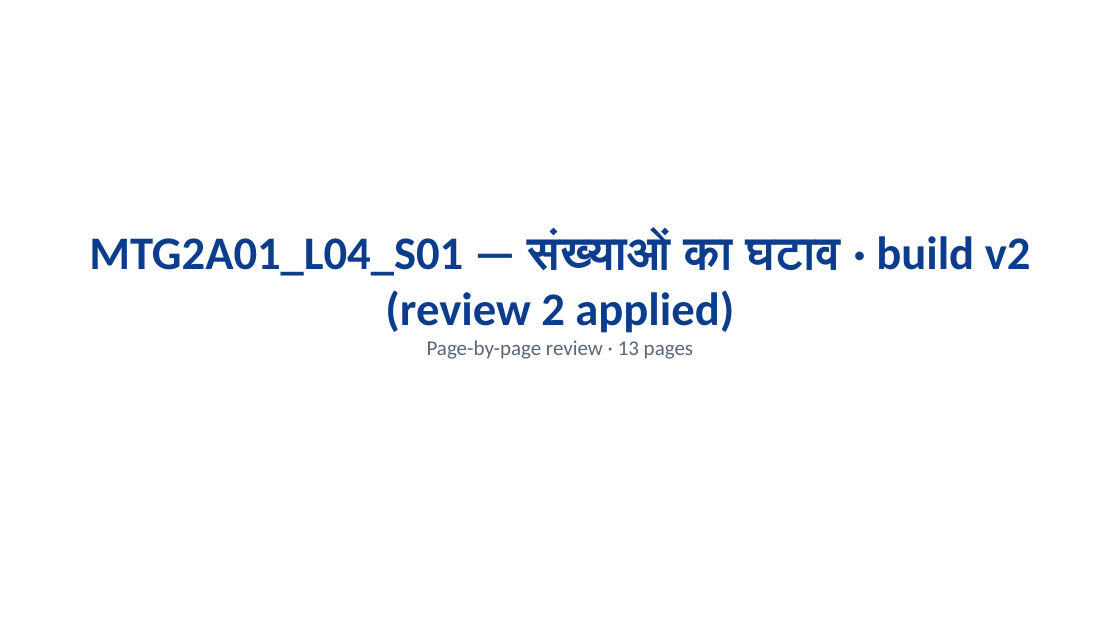
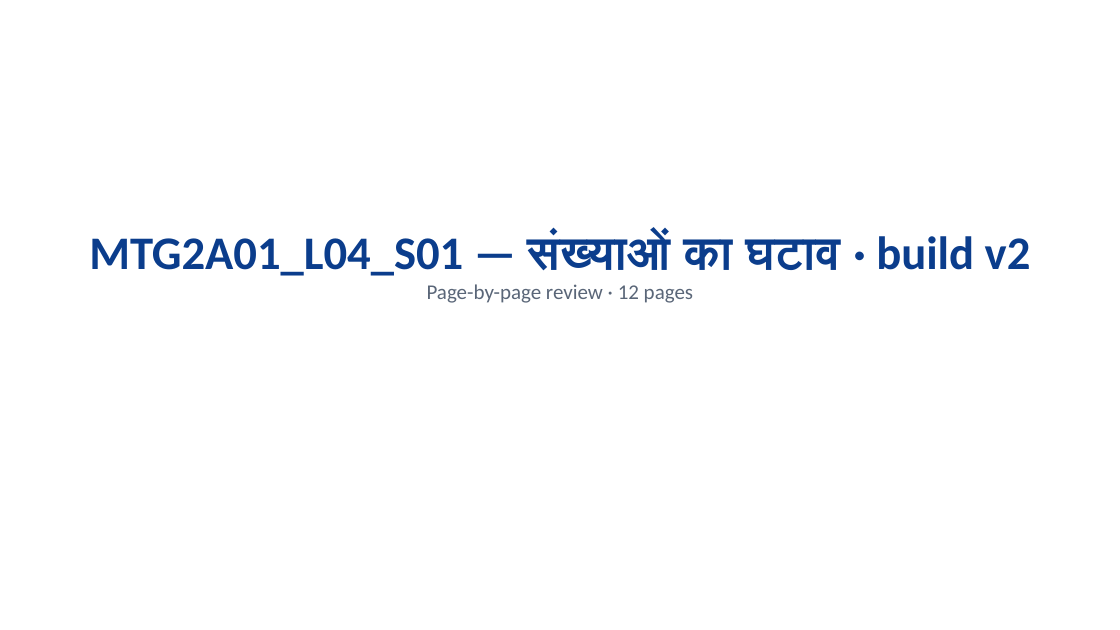
Before and after one commit to CodeWithPiyush0/MTG2A01_L04_S01-File6-, a slide deck: slide 1 of MTG2A01_L04_S01_build_v2_review.pptx. Drawn at 1120x630 pixels with LibreOffice and Linux fonts; fonts in the diff are those of the drawing. Boxes give left, top, right and bottom in pixels: in the first picture for what was removed or moved away, otherwise in the second. Text is boxed around its words. In the diff, an @@ line names an element or a change of style, - is before the commit and + after.

```diff
--- a/MTG2A01_L04_S01_build_v2_review.pptx
+++ b/MTG2A01_L04_S01_build_v2_review.pptx
@@ text at bbox=[89, 232, 1031, 303]: text changed @@
-MTG2A01_L04_S01 — संख्याओं का घटाव · build v2 (review 2 applied)
-Page-by-page review · 13 pages
+MTG2A01_L04_S01 — संख्याओं का घटाव · build v2
+Page-by-page review · 12 pages
```
Also in this commit, not shown: 8 other slides changed, 1 slide added, 2 slides removed, 21 other files.
